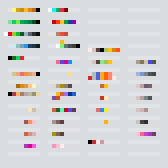
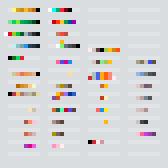
Comparing the layer stacks of the two 168px x 168px images. Changes:
painted on "dino, snowy mountain, chilli" over [68, 8, 72, 12]
